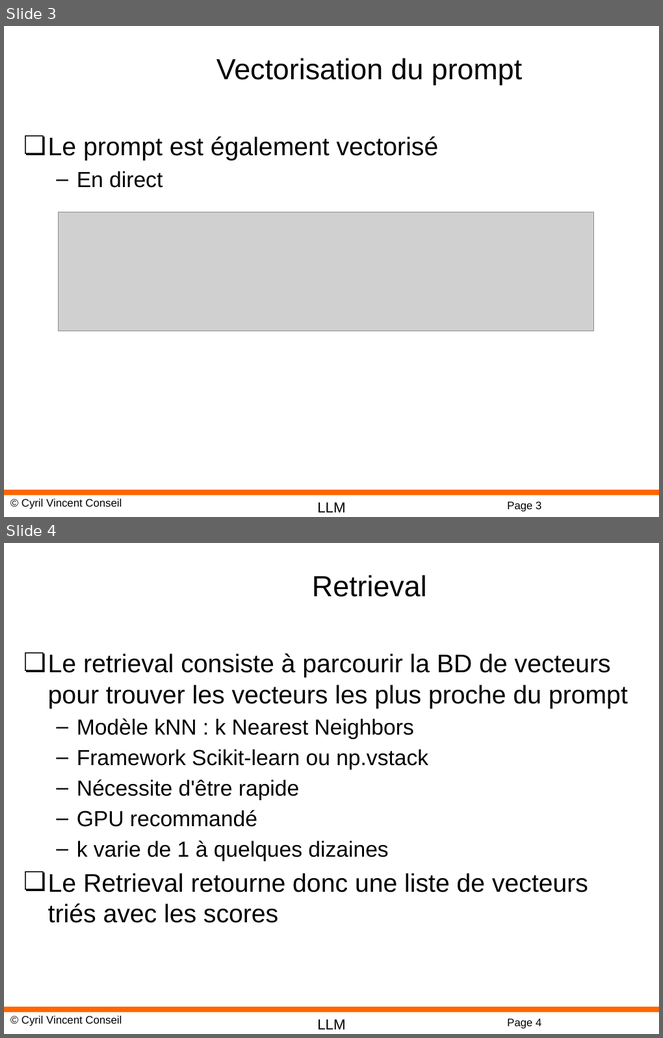
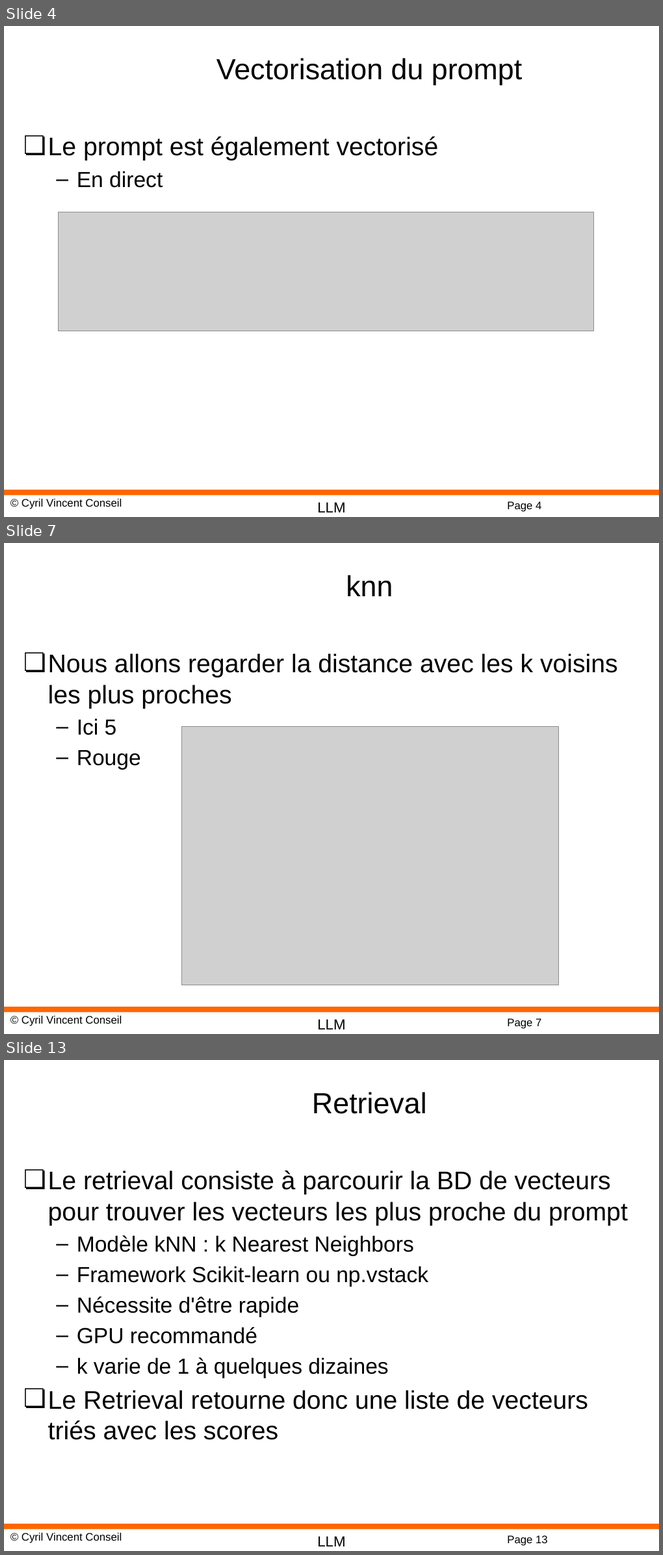
Before and after one commit to cyrilvincent/rag, a slide deck: ppt/RAG05-Retrieval.pptx. Shown one above the other, each under a label of ours: slides 3 and 4 before the commit, slides 4, 7 and 13 after it; the slides between them are not shown. The pictures are 663x1038 and 663x1555 pixels, drawn with LibreOffice and Linux fonts; fonts in the diff are those of the drawing; grey boxes stand for pictures; background and template pictures are left out. Boxes give left, top, right and bottom in pixels: in the first picture for what was removed or moved away, otherwise in the second. Text is boxed around its words. In the diff, an @@ line names an element or a change of style, - is before the commit and + after.

```diff
--- a/ppt/RAG05-Retrieval.pptx
+++ b/ppt/RAG05-Retrieval.pptx
@@ slide 7 added at bbox=[4, 543, 659, 1034], background #FFFFFF; not listed: 4 template elements that a slide beside it also shows @@
@@ title added at bbox=[346, 575, 393, 596], 32 pt, text #000000 @@
+knn
@@ text added at bbox=[48, 653, 618, 770], 28 pt, text #000000 @@
+❏ Nous allons regarder la distance avec les k voisins les plus proches
+  – Ici 5
+  – Rouge
@@ picture added at bbox=[182, 727, 559, 985] @@
@@ what was slide 3 is now slide 4 @@
@@ page number at bbox=[507, 502, 542, 512]: text changed @@
-Page 3
+Page 4
@@ what was slide 4 is now slide 13 @@
@@ page number at bbox=[507, 1536, 548, 1546]: text changed @@
-Page 4
+Page 13
```
Also in this commit, not shown: 3 slides changed, 9 other slides added, 14 other files.
